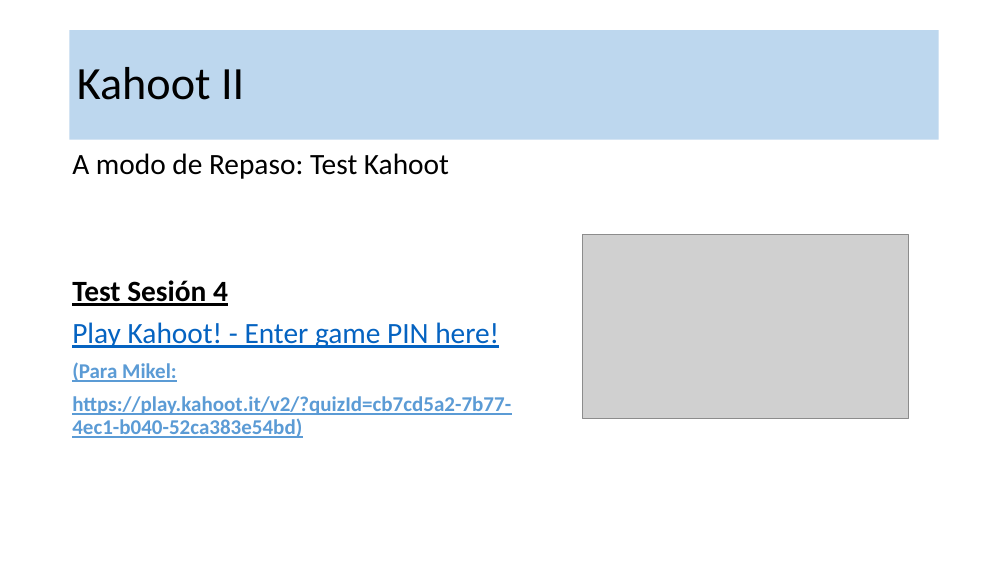
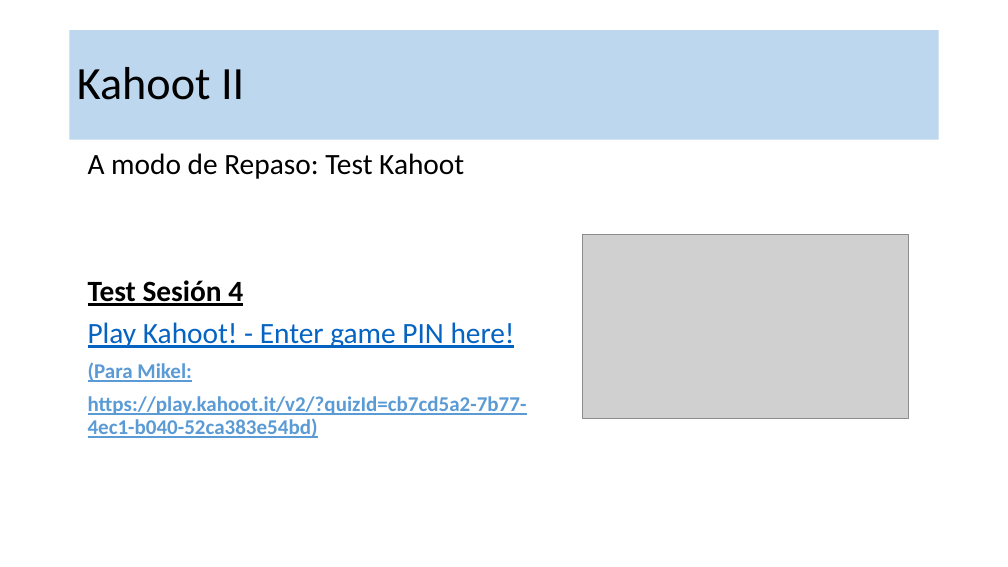
Before and after one commit to robgaray/EESIA_Analisis_Consumo_2021_Publico, a slide deck: slide 38 of 1_Presentaciones/Sesion_4_Teoria.pptx. Drawn at 1008x567 pixels with LibreOffice and Linux fonts; fonts in the diff are those of the drawing; grey boxes stand for pictures; background and template pictures are left out. Boxes give left, top, right and bottom in pixels: in the first picture for what was removed or moved away, otherwise in the second. Text is boxed around its words. In the diff, an @@ line names an element or a change of style, - is before the commit and + after.

```diff
--- a/1_Presentaciones/Sesion_4_Teoria.pptx
+++ b/1_Presentaciones/Sesion_4_Teoria.pptx
@@ text "A modo de Repaso: Test ...": place and size @@
-text "A modo de Repaso: Test ..." at (72, 153, 511, 438)
+text "A modo de Repaso: Test ..." at (88, 153, 527, 438)
```
Also in this commit, not shown: 2 other slides changed.
